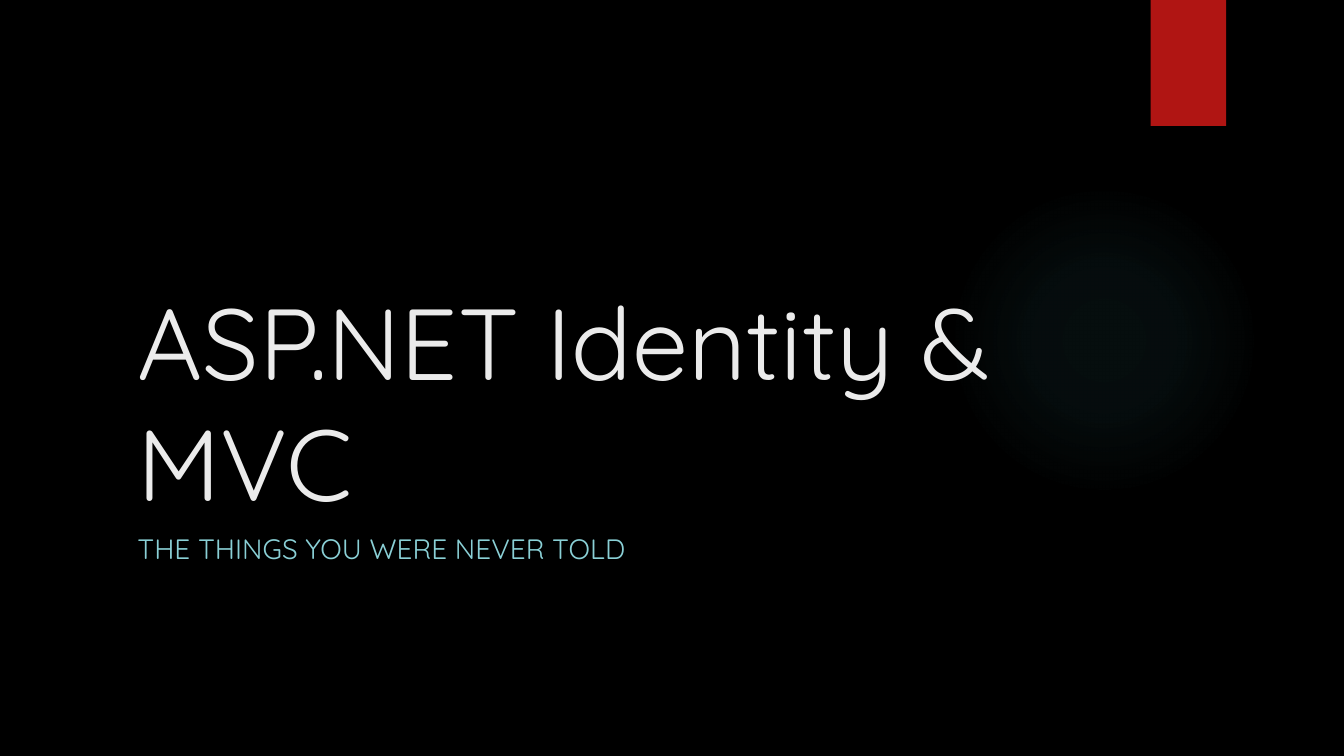
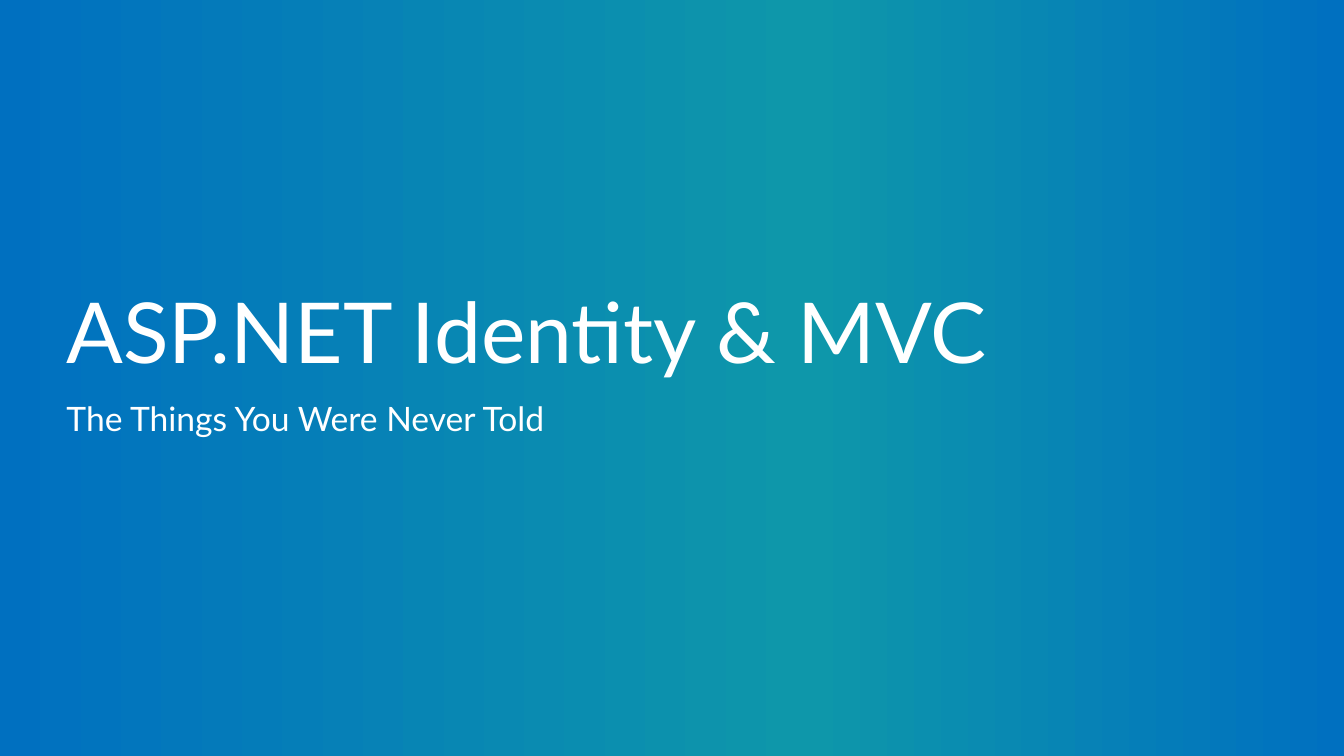
Before and after one commit to mitchelsellers/AspIdentityDemo, a slide deck: slide 1 of Presentation/2017 - Identity The Stuff You Never Knew.pptx. Drawn at 1344x756 pixels with LibreOffice and Linux fonts; fonts in the diff are those of the drawing; background and template pictures are left out. Boxes give left, top, right and bottom in pixels: in the first picture for what was removed or moved away, otherwise in the second. Text is boxed around its words. In the diff, an @@ line names an element or a change of style, - is before the commit and + after.

```diff
--- a/Presentation/2017 - Identity The Stuff You Never Knew.pptx
+++ b/Presentation/2017 - Identity The Stuff You Never Knew.pptx
@@ background picture (left out) to gradient #0070C0 to #0E97AA @@
@@ rectangle removed at (x1=1150, y1=0, x2=1226, y2=126) @@
@@ title "ASP.NET Identity & MVC" moved from (x1=137, y1=305, x2=894, y2=502) to (x1=66, y1=301, x2=987, y2=378) @@
@@ title "ASP.NET Identity & MVC" at (x1=66, y1=301, x2=987, y2=378): size 72 to 60 pt, font Quicksand to Lato, text colour #EBEBEB to #FFFFFF; line spacing 1 to 0.9 @@
@@ ellipse removed at (x1=949, y1=185, x2=1259, y2=495) @@
@@ subtitle at (x1=66, y1=406, x2=545, y2=437): text changed; size 20 to 24 pt; font Quicksand to Lato; text colour #8AD0D6 to #FFFFFF @@
-THE THINGS YOU WERE NEVER TOLD
+The Things You Were Never Told
```
Also in this commit, not shown: 3 other slides changed, 2 slides added.
